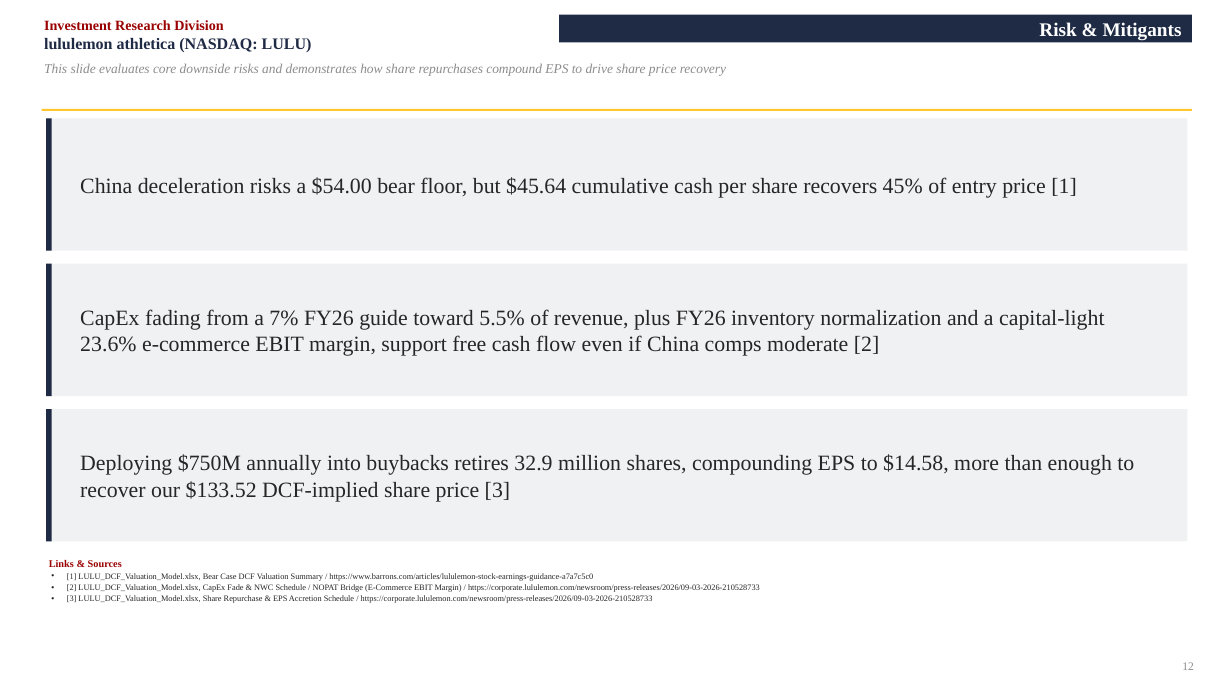
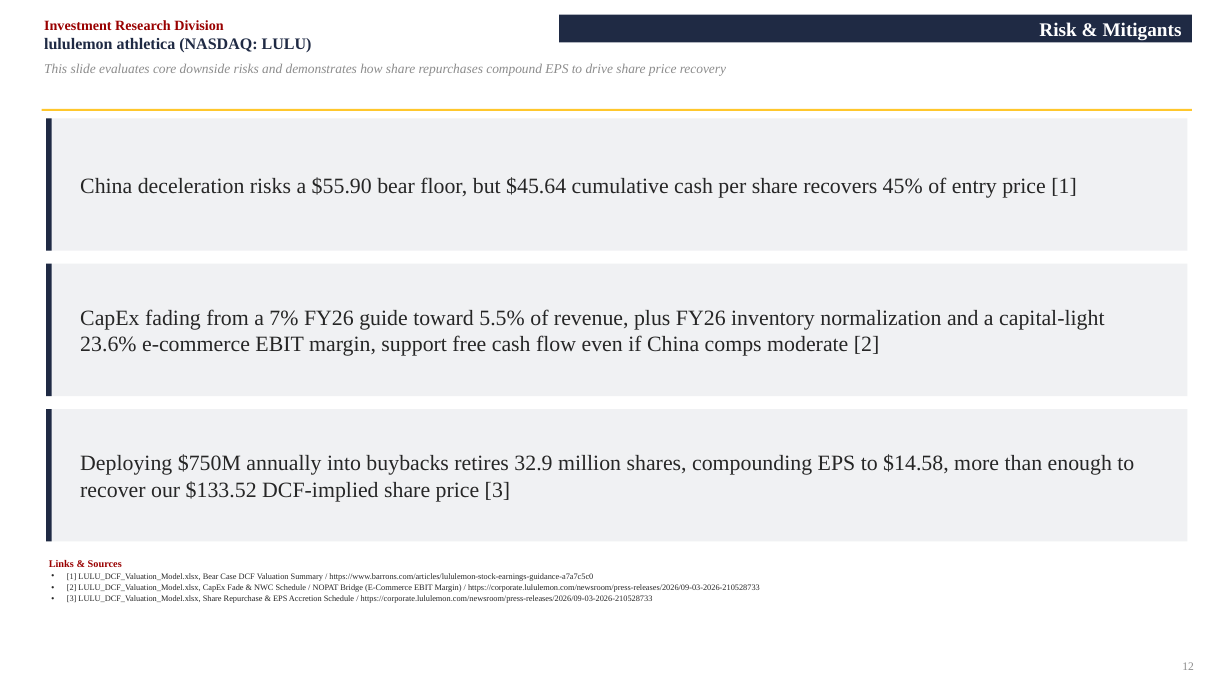
Before and after one commit to vengeanceaiUSC/RM, a slide deck: slide 12 of LULU/LULU_Investment_Pitch_Deck.pptx. Drawn at 1232x693 pixels with LibreOffice and Linux fonts; fonts in the diff are those of the drawing. Boxes give left, top, right and bottom in pixels: in the first picture for what was removed or moved away, otherwise in the second. Text is boxed around its words. In the diff, an @@ line names an element or a change of style, - is before the commit and + after.

```diff
--- a/LULU/LULU_Investment_Pitch_Deck.pptx
+++ b/LULU/LULU_Investment_Pitch_Deck.pptx
@@ text at (80,177,1076,198): text changed @@
-China deceleration risks a $54.00 bear floor, but $45.64 cumulative cash per share recovers 45% of entry price [1]
+China deceleration risks a $55.90 bear floor, but $45.64 cumulative cash per share recovers 45% of entry price [1]
```
Also in this commit, not shown: 3 other slides changed, 2 other files.
